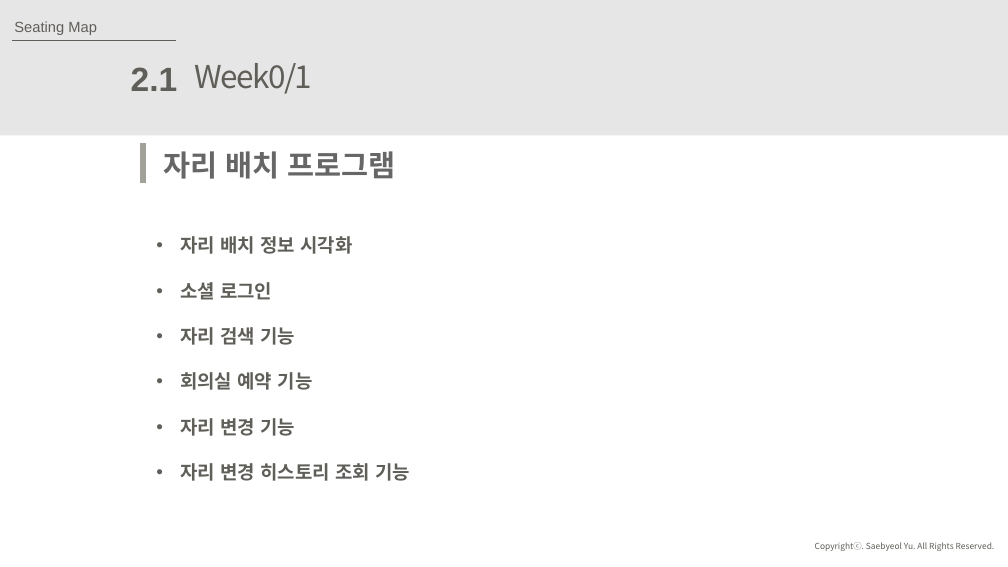
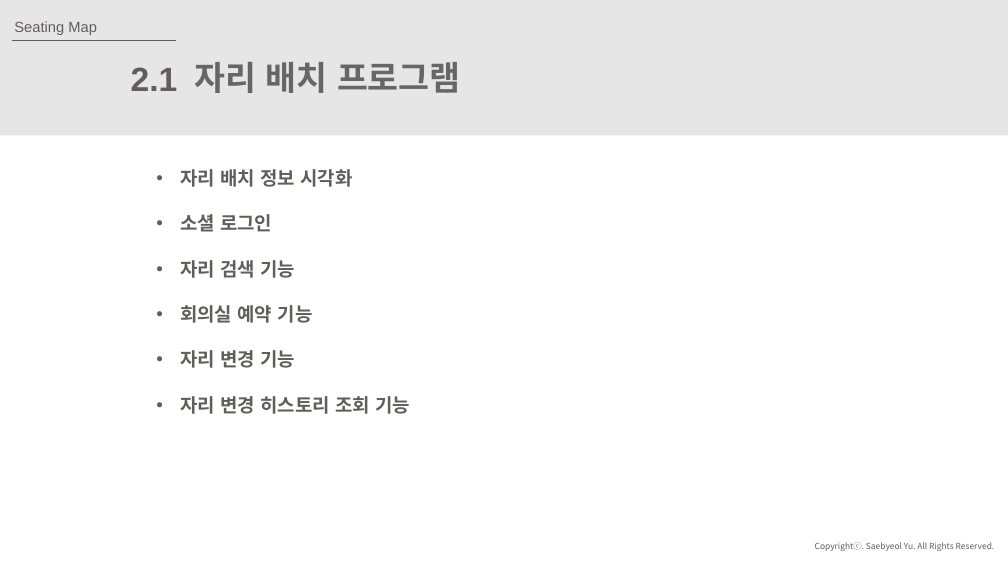
Before and after one commit to JuJinPark/interproject-process, a slide deck: slide 8 of 발표/internProject(20191015).pptx. Drawn at 1008x567 pixels with LibreOffice and Linux fonts; fonts in the diff are those of the drawing. Boxes give left, top, right and bottom in pixels: in the first picture for what was removed or moved away, otherwise in the second. Text is boxed around its words. In the diff, an @@ line names an element or a change of style, - is before the commit and + after.

```diff
--- a/발표/internProject(20191015).pptx
+++ b/발표/internProject(20191015).pptx
@@ text "자리 배치 프로그램": place and size @@
-text "자리 배치 프로그램" at (163, 151, 396, 179)
+text "자리 배치 프로그램" at (195, 62, 461, 93)
@@ text "자리 배치 프로그램" at (195, 62, 461, 93): size 28 to 32 pt @@
@@ text removed at (195, 63, 313, 94) @@
-Week0/1
@@ line removed from (143, 143) to (143, 184) @@
@@ text "자리 배치 정보 시각화": place and size @@
-text "자리 배치 정보 시각화" at (180, 236, 410, 481)
+text "자리 배치 정보 시각화" at (180, 169, 410, 414)
```
Also in this commit, not shown: 11 other slides changed, 4 slides added, 1 slide removed.
